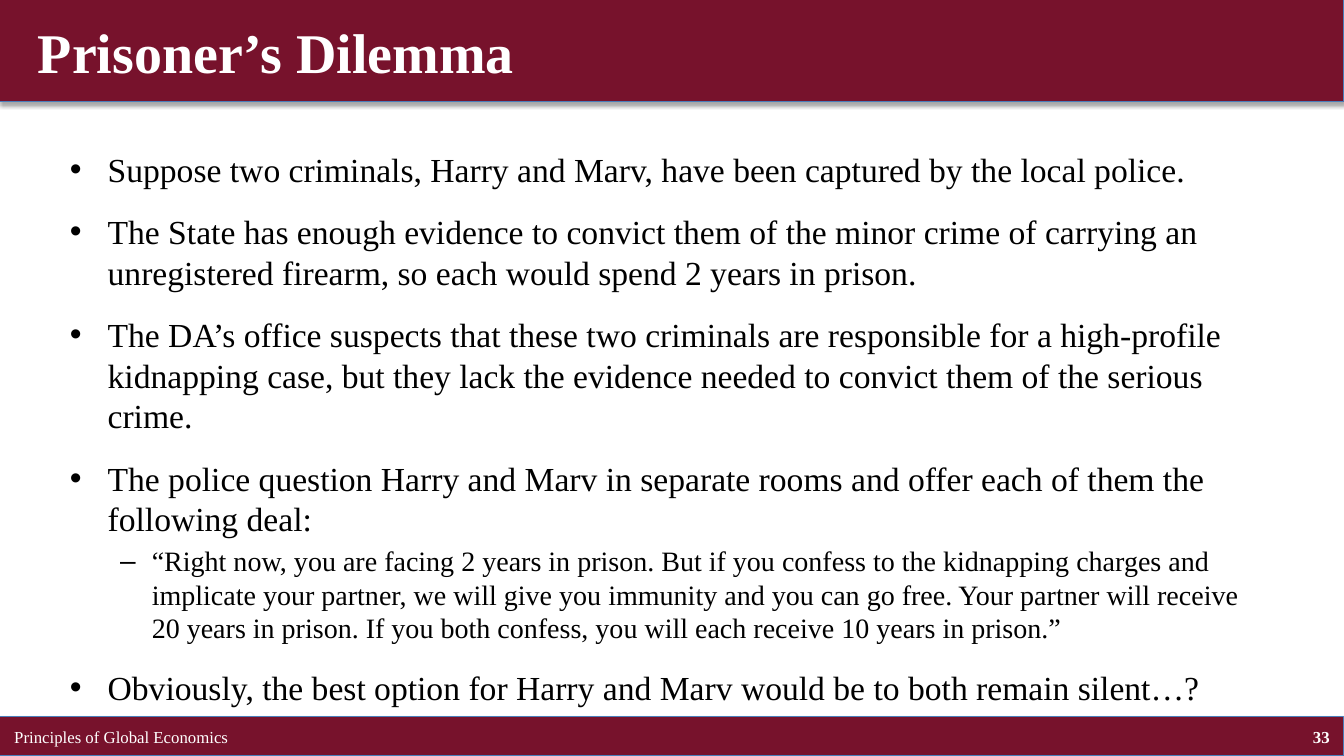
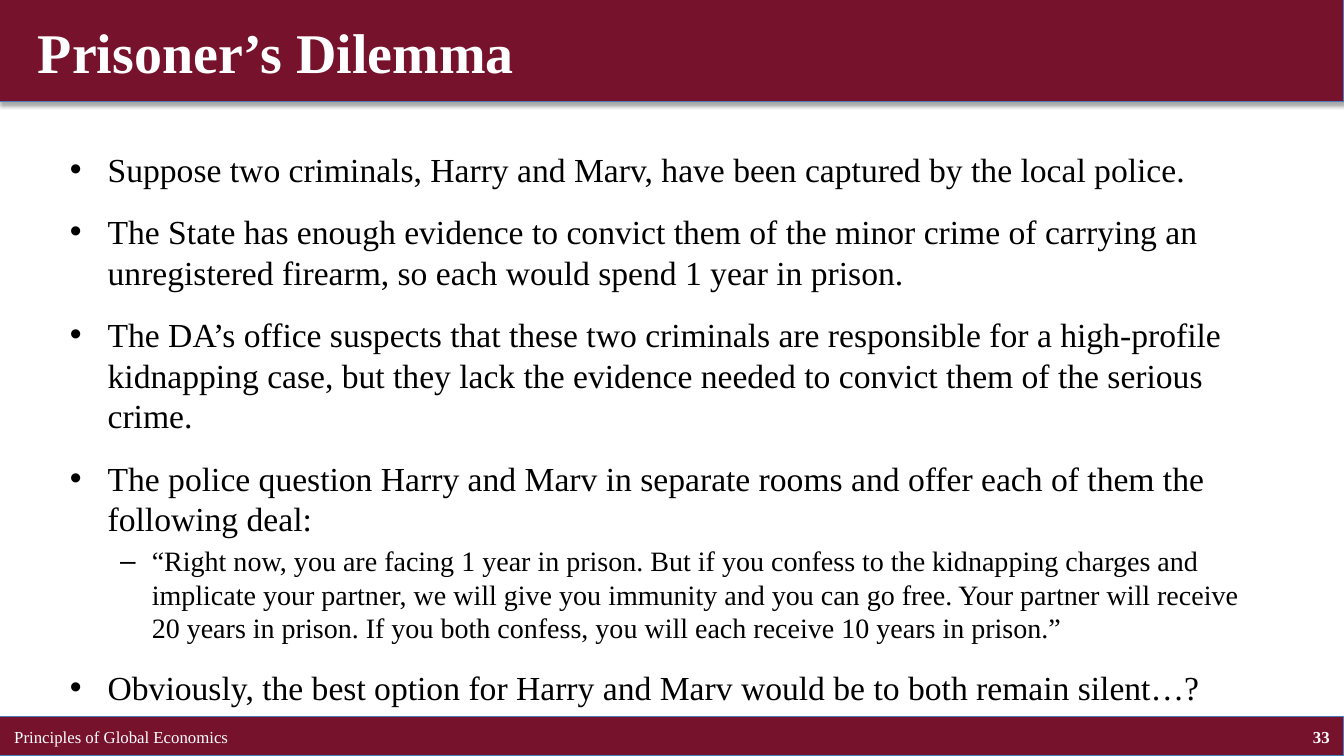
Before and after one commit to brianhwpark/brianhwpark.github.io, a slide deck: slide 33 of files/teaching-resources/concordiacollege-bus-201/bus-201-lecture-note/bus201-ch17-18.pptx. Drawn at 1344x756 pixels with LibreOffice and Linux fonts; fonts in the diff are those of the drawing. Boxes give left, top, right and bottom in pixels: in the first picture for what was removed or moved away, otherwise in the second. Text is boxed around its words. In the diff, an @@ line names an element or a change of style, - is before the commit and + after.

```diff
--- a/files/teaching-resources/concordiacollege-bus-201/bus-201-lecture-note/bus201-ch17-18.pptx
+++ b/files/teaching-resources/concordiacollege-bus-201/bus-201-lecture-note/bus201-ch17-18.pptx
@@ text at (x1=108, y1=220, x2=1197, y2=291): text changed @@
-• The State has enough evidence to convict them of the minor crime of carrying an unregistered firearm, so each would spend 2 years in prison.
+• The State has enough evidence to convict them of the minor crime of carrying an unregistered firearm, so each would spend 1 year in prison.
@@ text at (x1=152, y1=551, x2=1238, y2=644): text changed @@
-  – “Right now, you are facing 2 years in prison. But if you confess to the kidnapping charges and implicate your partner, we will give you immunity and you can go free. Your partner will receive 20 years in prison. If you both confess, you will each receive 10 years in prison.”
+  – “Right now, you are facing 1 year in prison. But if you confess to the kidnapping charges and implicate your partner, we will give you immunity and you can go free. Your partner will receive 20 years in prison. If you both confess, you will each receive 10 years in prison.”
```
Also in this commit, not shown: 5 other slides changed, 9 other files.
